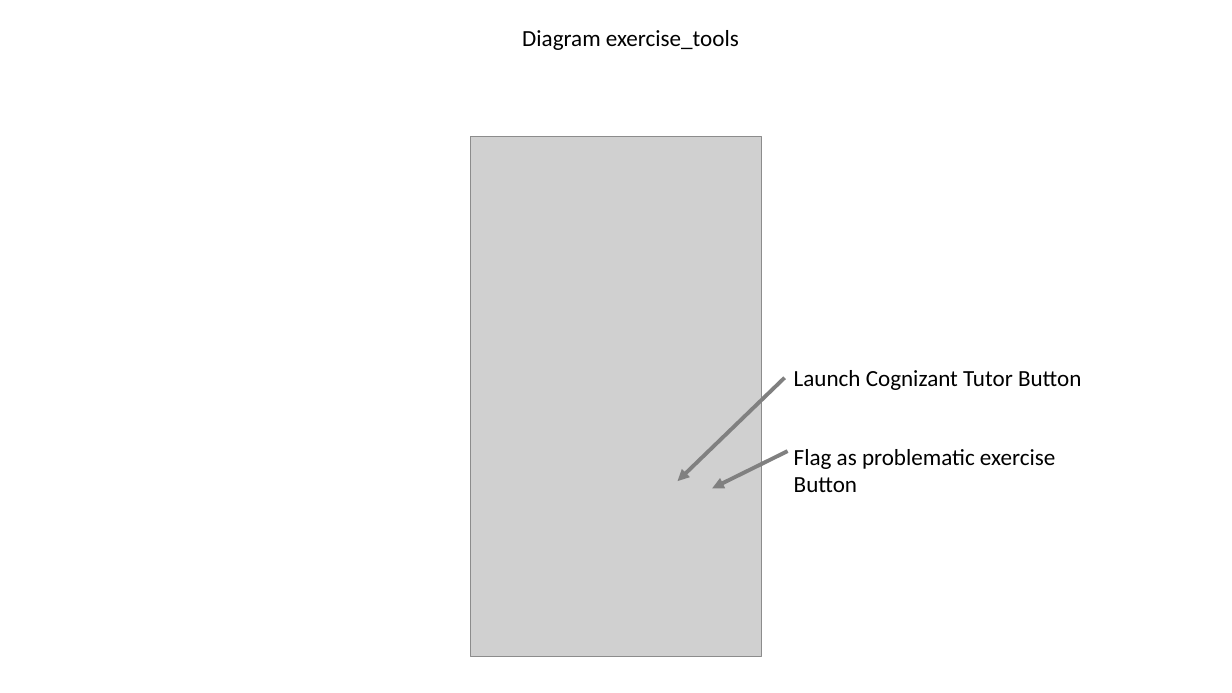
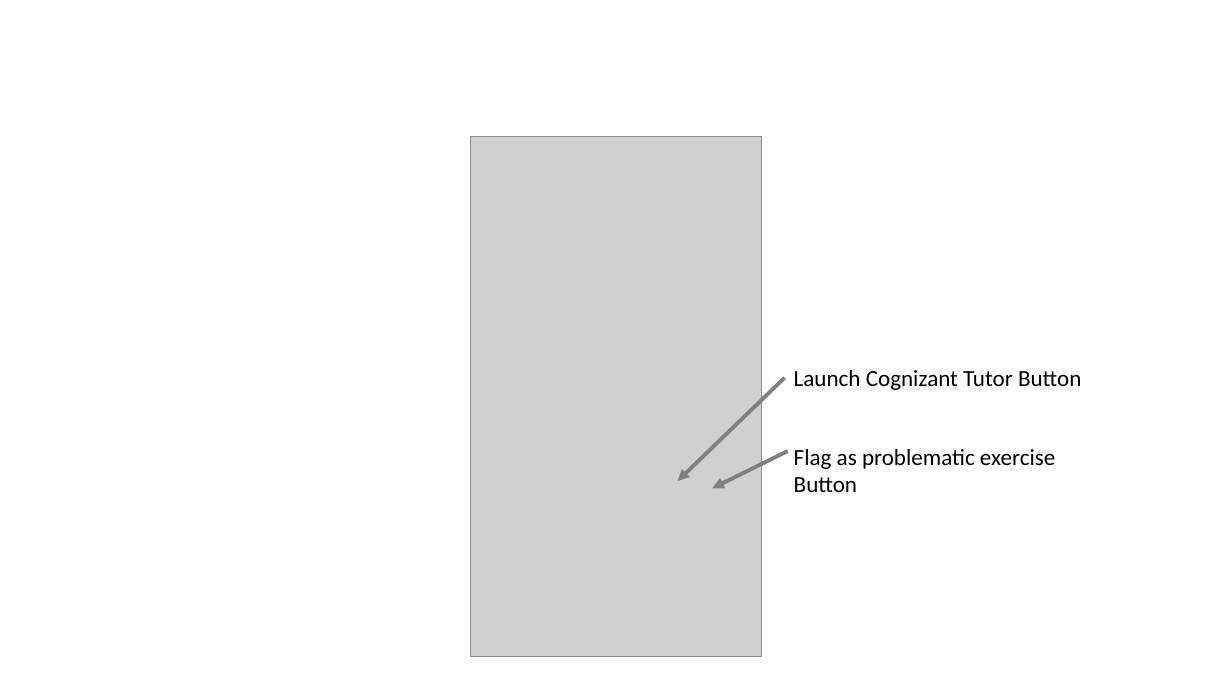
Before and after one commit to th99-NJIT/lts_doc, a slide deck: slide 1 of diagrams/exercise_tools.pptx. Drawn at 1232x693 pixels with LibreOffice and Linux fonts; fonts in the diff are those of the drawing; grey boxes stand for pictures. Boxes give left, top, right and bottom in pixels: in the first picture for what was removed or moved away, otherwise in the second. Text is boxed around its words. In the diff, an @@ line names an element or a change of style, - is before the commit and + after.

```diff
--- a/diagrams/exercise_tools.pptx
+++ b/diagrams/exercise_tools.pptx
@@ text removed at [522, 30, 739, 50] @@
-Diagram exercise_tools
```
Also in this commit, not shown: 17 other files.
